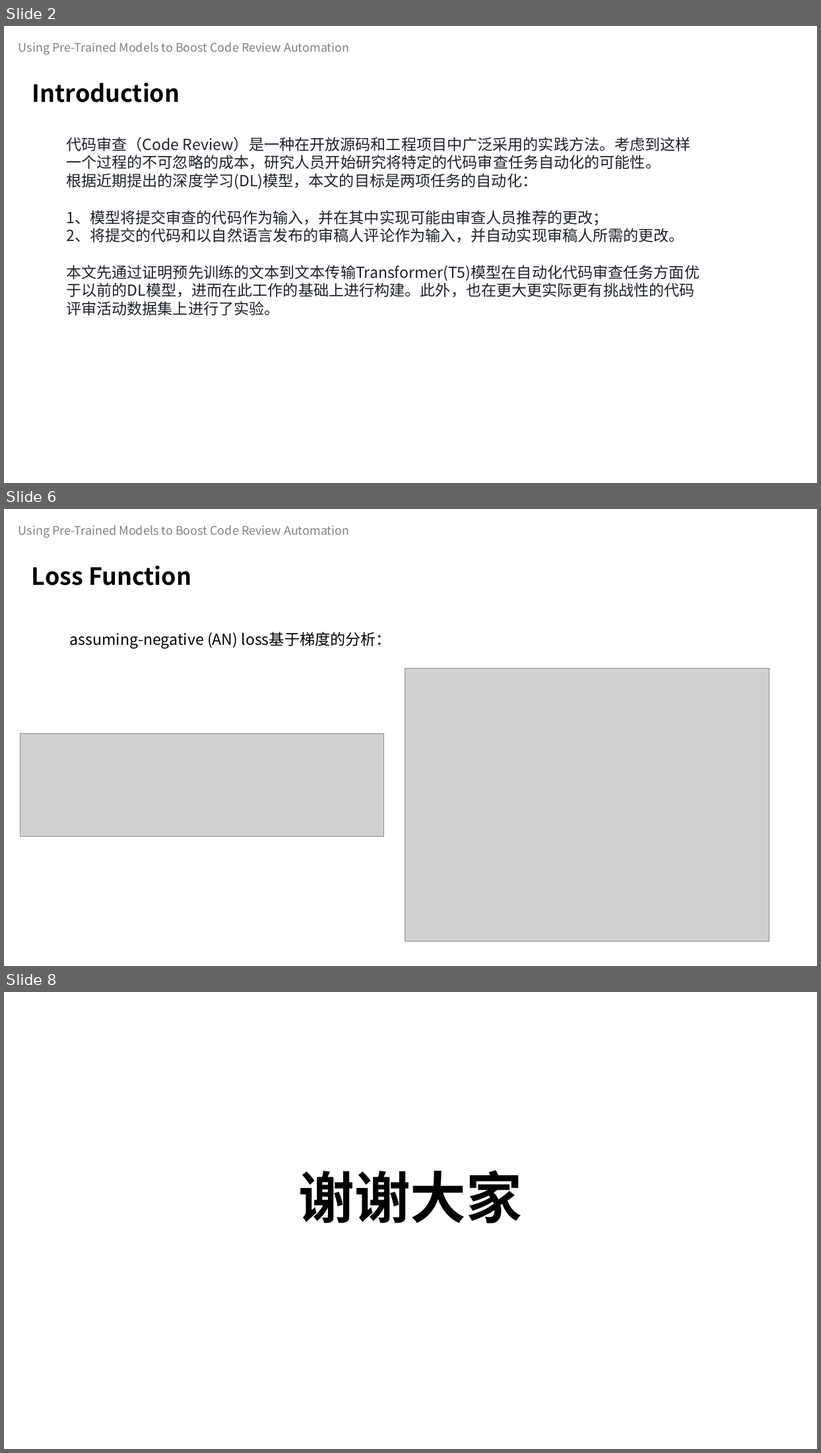
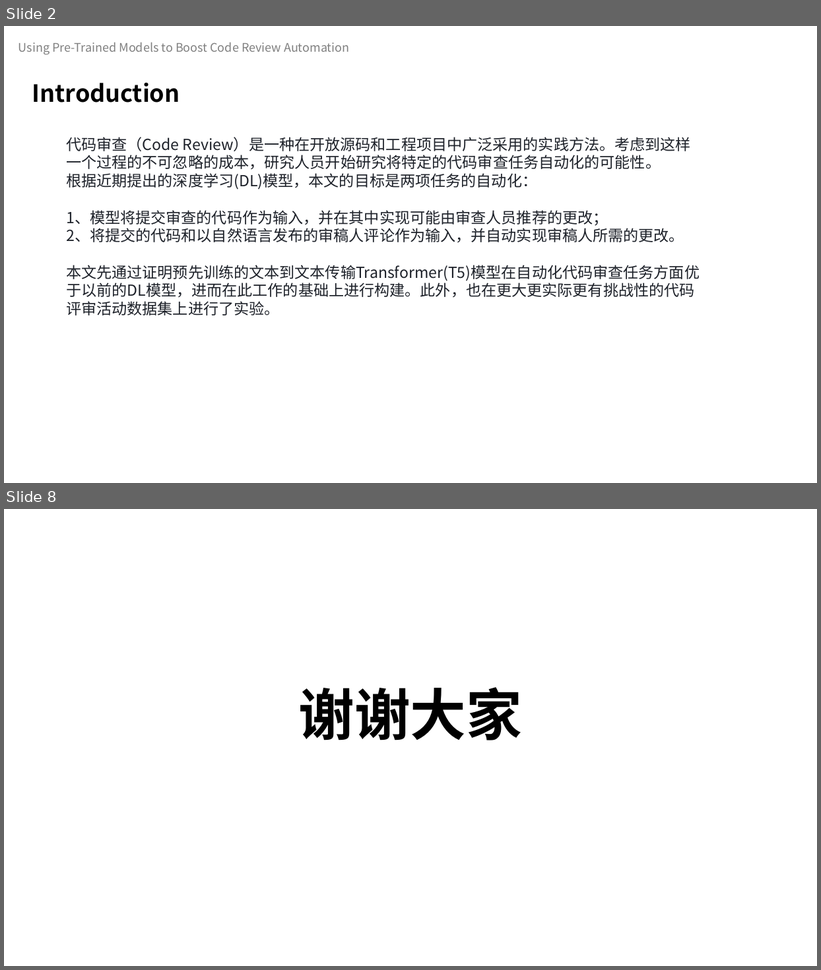
Before and after one commit to celeste-lingshi/Celeste, a slide deck: 汇报/软件测试展示_222126_项桂巳雨.pptx. Shown one above the other, each under a label of ours: slides 2, 6 and 8 before the commit, slides 2 and 8 after it; the slides between them are not shown. The pictures are 821x1453 and 821x970 pixels, drawn with LibreOffice and Linux fonts; fonts in the diff are those of the drawing; grey boxes stand for pictures. Boxes give left, top, right and bottom in pixels: in the first picture for what was removed or moved away, otherwise in the second. Text is boxed around its words. In the diff, an @@ line names an element or a change of style, - is before the commit and + after.

```diff
--- a/汇报/软件测试展示_222126_项桂巳雨.pptx
+++ b/汇报/软件测试展示_222126_项桂巳雨.pptx
@@ slide 6 removed at [4,509,817,966], background #FFFFFF @@
@@ text removed at [19,525,349,538] @@
-Using Pre-Trained Models to Boost Code Review Automation
@@ text removed at [32,566,191,586] @@
-Loss Function
@@ text removed at [70,632,391,649] @@
-assuming-negative (AN) loss基于梯度的分析：
@@ picture removed at [405,668,770,941] @@
@@ picture removed at [20,734,385,837] @@
```
Also in this commit, not shown: 1 slide changed, 3 slides added, 2 other slides removed.
